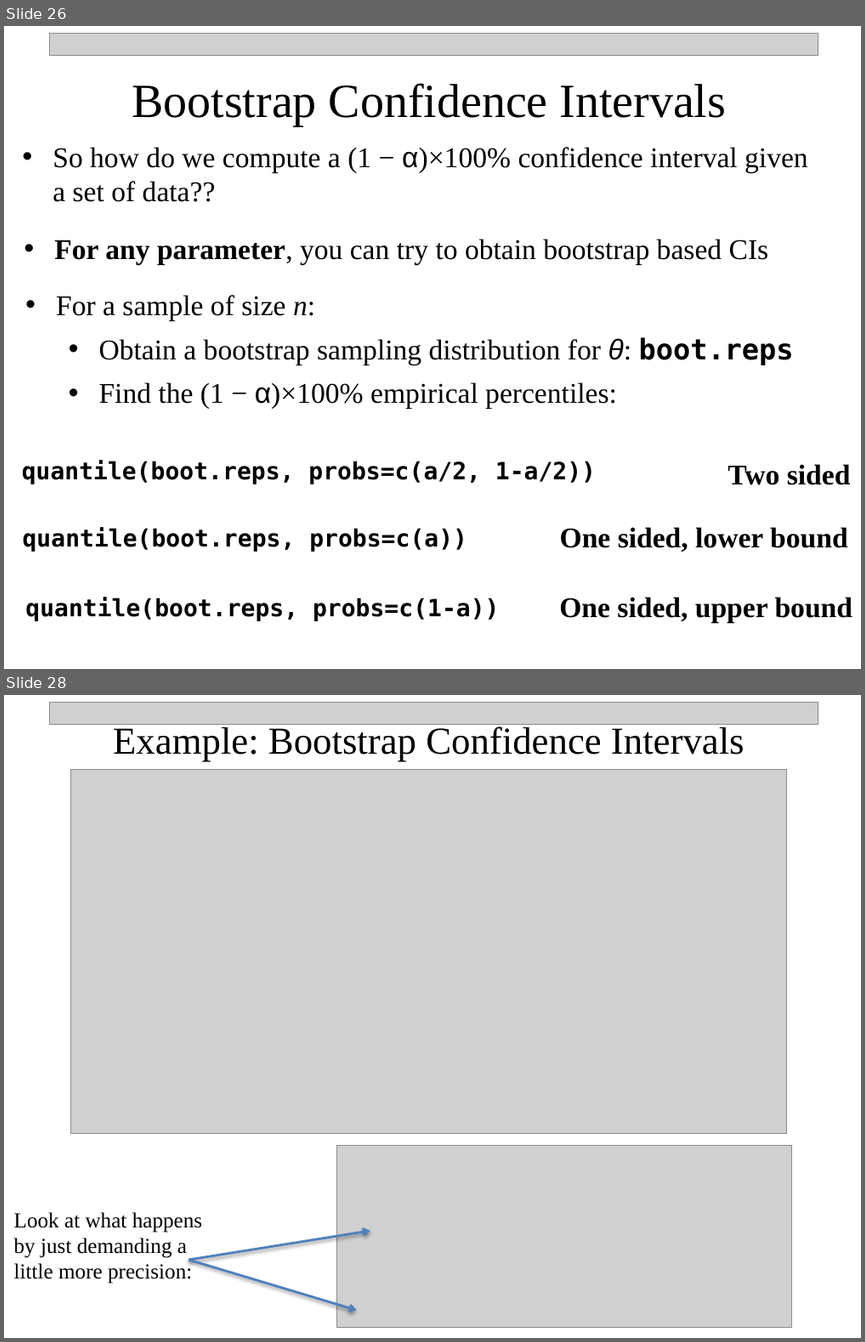
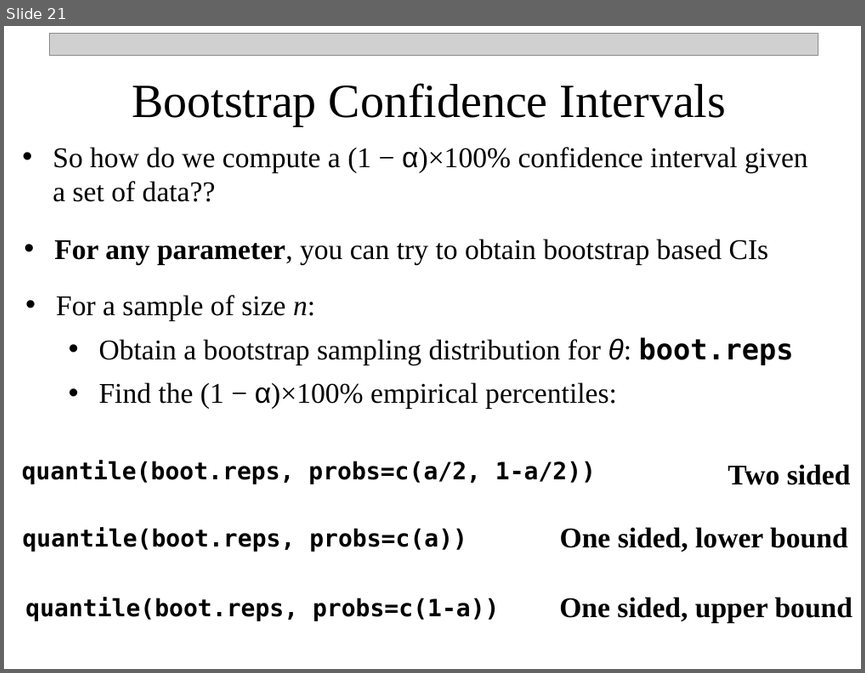
Before and after one commit to npetraco/MAT301, a slide deck: Notes/6_Interval_Estimation_Confidence.pptx. Shown one above the other, each under a label of ours: slides 26 and 28 before the commit, slide 21 after it; the slides between them are not shown. The pictures are 865x1342 and 865x673 pixels, drawn with LibreOffice and Linux fonts; fonts in the diff are those of the drawing; grey boxes stand for pictures. Boxes give left, top, right and bottom in pixels: in the first picture for what was removed or moved away, otherwise in the second. Text is boxed around its words. In the diff, an @@ line names an element or a change of style, - is before the commit and + after.

```diff
--- a/Notes/6_Interval_Estimation_Confidence.pptx
+++ b/Notes/6_Interval_Estimation_Confidence.pptx
@@ slide 28 removed at (4,695,861,1338), background #FFFFFF @@
@@ picture removed at (49,702,818,724) @@
@@ text removed at (113,724,744,761) @@
-Example: Bootstrap Confidence Intervals
@@ picture removed at (71,770,787,1133) @@
@@ picture removed at (336,1145,790,1327) @@
@@ text removed at (14,1212,202,1283) @@
-Look at what happens by just demanding a little more precision:
@@ arrow removed from (188, 1259) to (370, 1231) @@
@@ arrow removed from (188, 1259) to (356, 1310) @@
@@ what was slide 26 is now slide 21 @@
```
Also in this commit, not shown: 3 slides changed, 1 slide added, 5 other slides removed.
